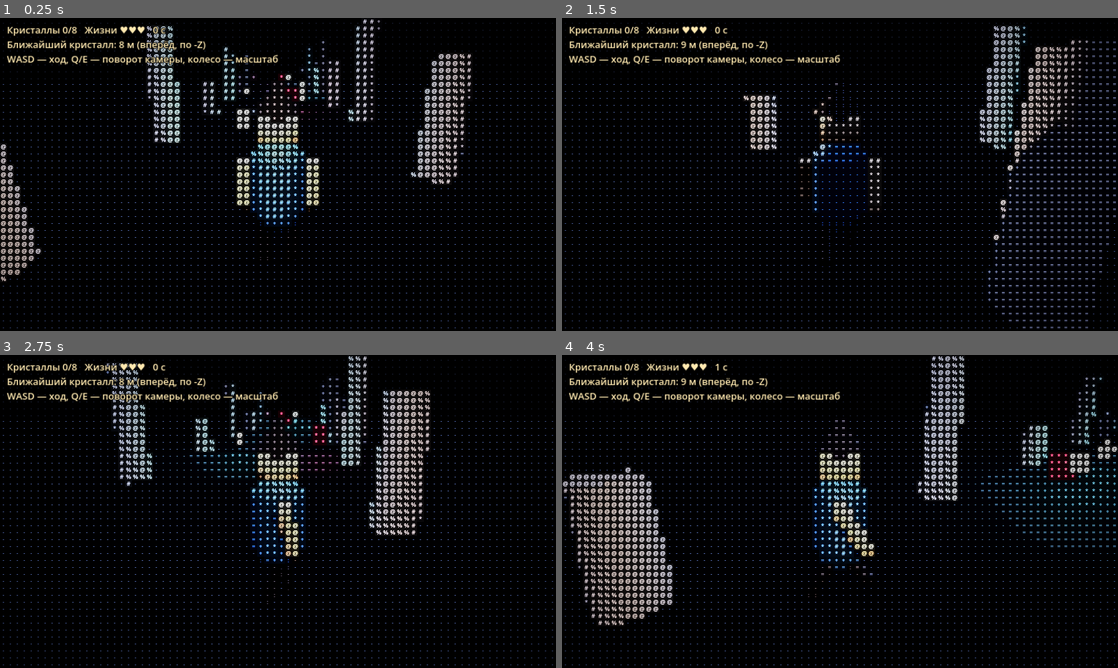
Above: before the commit, frames 1-4 (two rows, left to right).
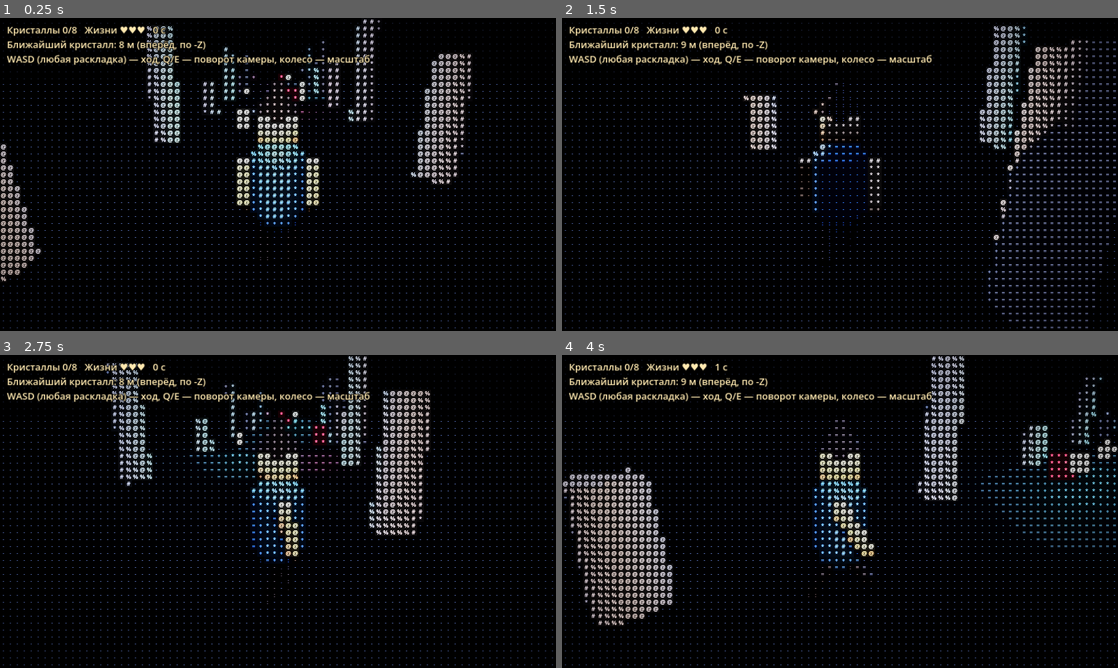
Above: after the commit, the same moments.

Repository: arteick/proxy-test
Game: Godot game, scene res://main.tscn
Two runs of this game, one before a commit and one after it. Both use one fixed random seed, a clock stepped at 60 frames per second and the inputs below.
Inputs (mouse positions are in pixels of both pictures, inside the frame that each line leads up to):
- Up to frame 1 (0.25 s): no input
- Up to frame 2 (1.5 s): tap Enter at 0.5 s; move the mouse to (962, 158) at 0.52 s; hold D 0.53-1.28 s; hold Q 0.53-1.28 s; tap R at 0.6 s; click (962, 158) at 0.67 s; move the mouse to (728, 190) at 1.27 s; hold S from 1.28 s (still down); tap Q at 1.35 s
- Up to frame 3 (2.75 s): tap E at 1.55 s; move the mouse to (333, 442) at 2.02 s; release S at 2.03 s; hold D from 2.03 s (still down); hold E from 2.03 s (still down); tap R at 2.3 s
- Up to frame 4 (4 s): move the mouse to (812, 574) at 2.77 s; release D at 2.78 s; release E at 2.78 s; hold W 2.78-3.53 s; tap R at 2.85 s; click (812, 574) at 2.92 s; tap Q at 3.05 s; move the mouse to (1006, 558) at 3.52 s; hold A from 3.53 s (still down); hold Q from 3.53 s (still down); tap E at 3.8 s

The runs differ from the first frame. In frame 1, 0.9% of the frame differs, in the area x 6-67%, y 11-16%; in frame 2, 0.9%; in frame 3, 0.9%; in frame 4, 0.9%.

Commit message:
Чат: управление в любой раскладке
Co-Authored-By: Claude Sonnet 5.5 <noreply@anthropic.com>
Claude-Session: https://claude.ai/code/session_01UpHrov4xhsABip7m6kWPPL

Diff:
--- a/godot/scripts/world.gd
+++ b/godot/scripts/world.gd
@@ -177,7 +177,7 @@
 		if e.button_index == MOUSE_BUTTON_WHEEL_UP: zoom = maxf(0.5, zoom * 0.94)
 
 func _unhandled_key_input(e: InputEvent) -> void:
-	if e is InputEventKey and e.pressed and e.keycode == KEY_R:
+	if e is InputEventKey and e.pressed and e.physical_keycode == KEY_R:
 		_new_game()
 
 func _update_game(dt: float) -> void:
@@ -208,15 +208,15 @@
 		for c in game.crystals:
 			best = minf(best, c.distance_to(Vector2(hero.position.x, hero.position.z)))
 		line += "\nБлижайший кристалл: %d м (вперёд, по -Z)" % int(best)
-		line += "\nWASD — ход, Q/E — поворот камеры, колесо — масштаб"
+		line += "\nWASD (любая раскладка) — ход, Q/E — поворот камеры, колесо — масштаб"
 	hud.text = line
 
 func _process(dt: float) -> void:
 	t += dt
-	yaw += (float(Input.is_key_pressed(KEY_Q)) - float(Input.is_key_pressed(KEY_E))) * 1.8 * dt
+	yaw += (float(Input.is_physical_key_pressed(KEY_Q)) - float(Input.is_physical_key_pressed(KEY_E))) * 1.8 * dt
 	var wasd := Vector2(
-		float(Input.is_key_pressed(KEY_D)) - float(Input.is_key_pressed(KEY_A)),
-		float(Input.is_key_pressed(KEY_W)) - float(Input.is_key_pressed(KEY_S)))
+		float(Input.is_physical_key_pressed(KEY_D)) - float(Input.is_physical_key_pressed(KEY_A)),
+		float(Input.is_physical_key_pressed(KEY_W)) - float(Input.is_physical_key_pressed(KEY_S)))
 	var dir := Move.wish_dir(wasd, yaw) if game.state == "play" else Vector3.ZERO
 	moving = dir != Vector3.ZERO
 	if moving:
Not shown, changed: docs/DECISIONS.md
Not shown, changed: docs/MEMORY.md
Not shown, changed: docs/PROGRESS.md
Not shown, added: docs/chat/20261026-022313-xihn.md
